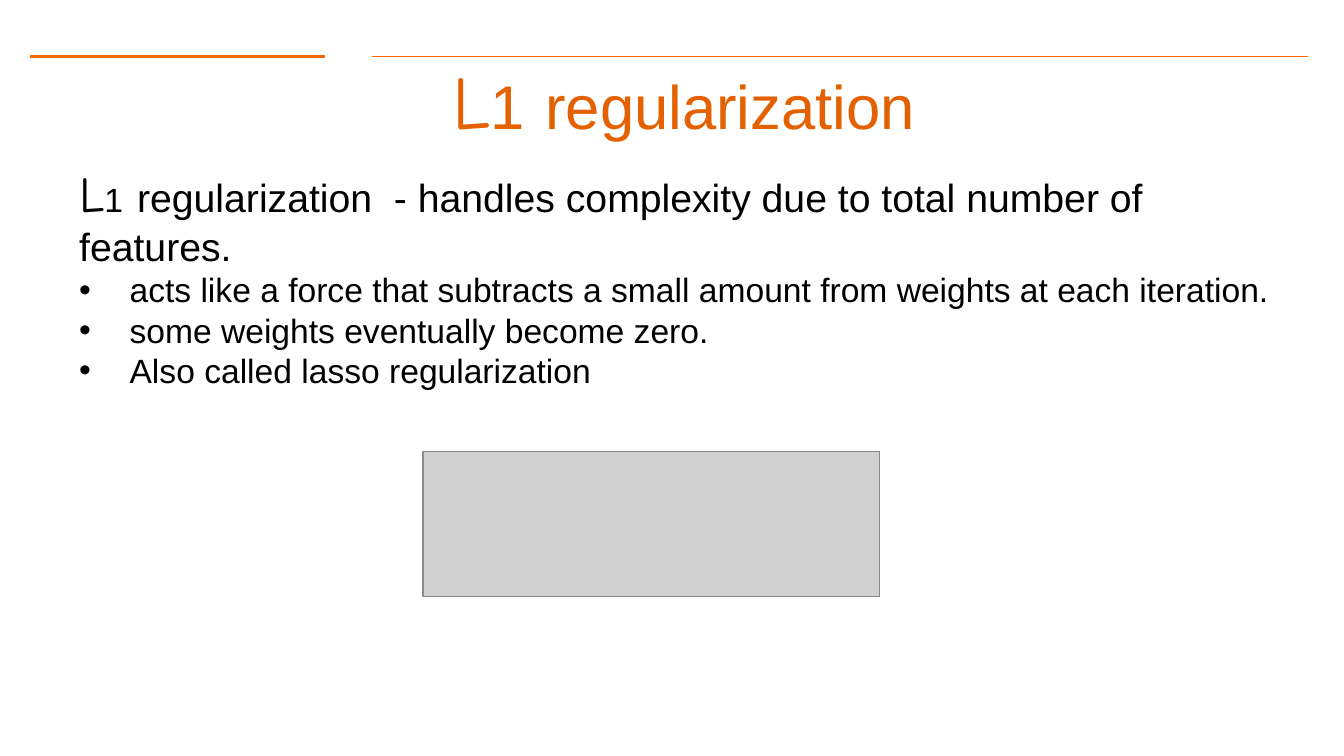
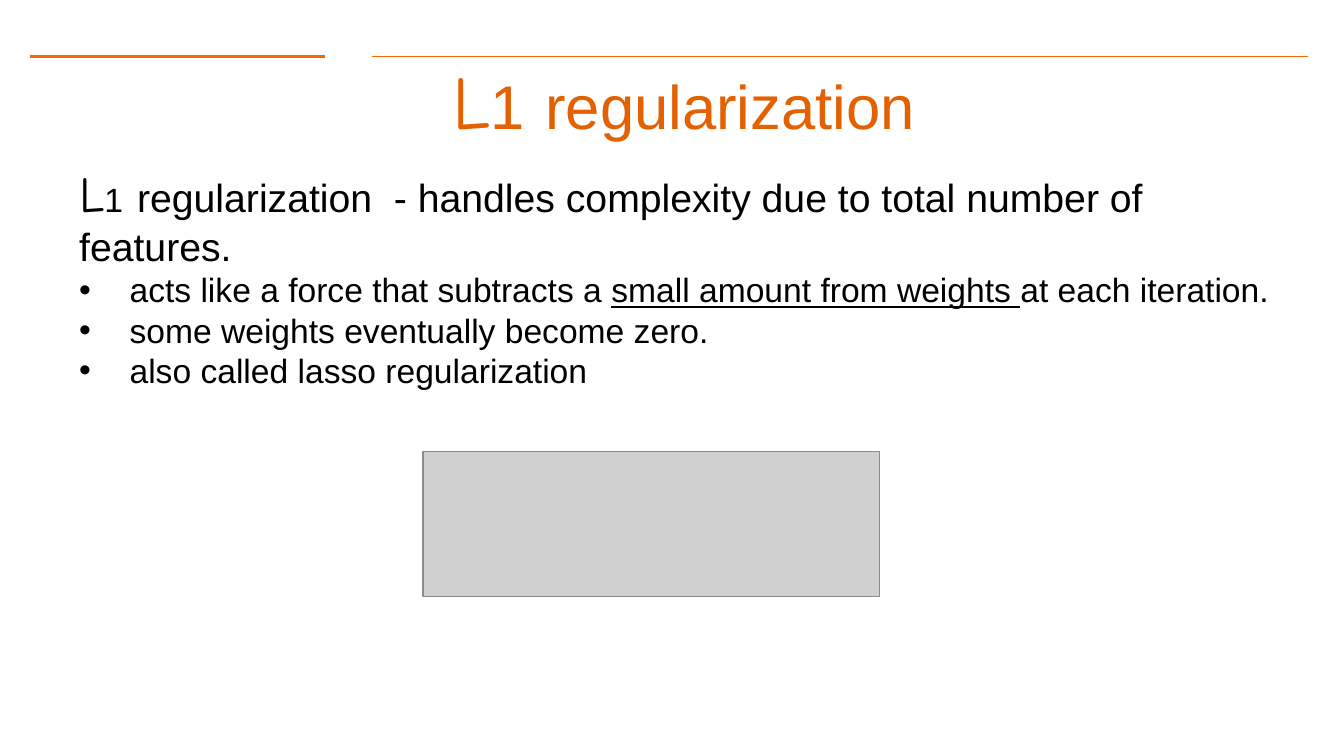
Before and after one commit to Dre1896/RIT-DSCI-633-FDS, a slide deck: slide 44 of Syllabus/Lecture21/Lec21.pptx. Drawn at 1344x756 pixels with LibreOffice and Linux fonts; fonts in the diff are those of the drawing; grey boxes stand for pictures; background and template pictures are left out. Boxes give left, top, right and bottom in pixels: in the first picture for what was removed or moved away, otherwise in the second. Text is boxed around its words. In the diff, an @@ line names an element or a change of style, - is before the commit and + after.

```diff
--- a/Syllabus/Lecture21/Lec21.pptx
+++ b/Syllabus/Lecture21/Lec21.pptx
@@ text at box(130, 277, 1269, 309): underline on in "small amount from weights" @@
@@ text at box(130, 358, 587, 390): text changed @@
-• Also called lasso regularization
+• also called lasso regularization
```
Also in this commit, not shown: 8 other slides changed, 1 slide removed.
